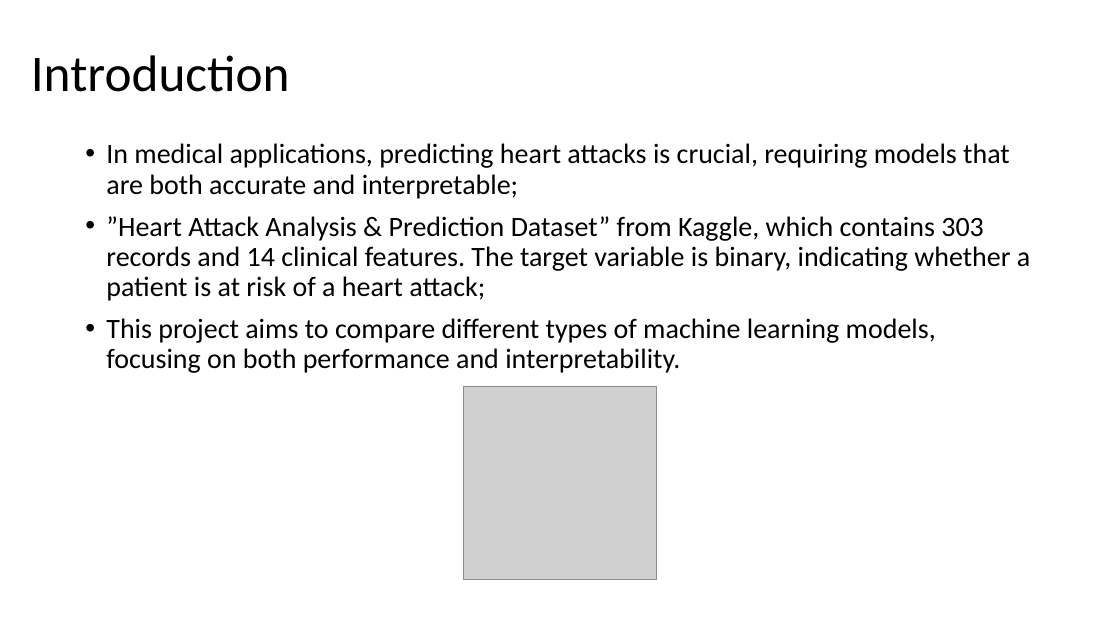
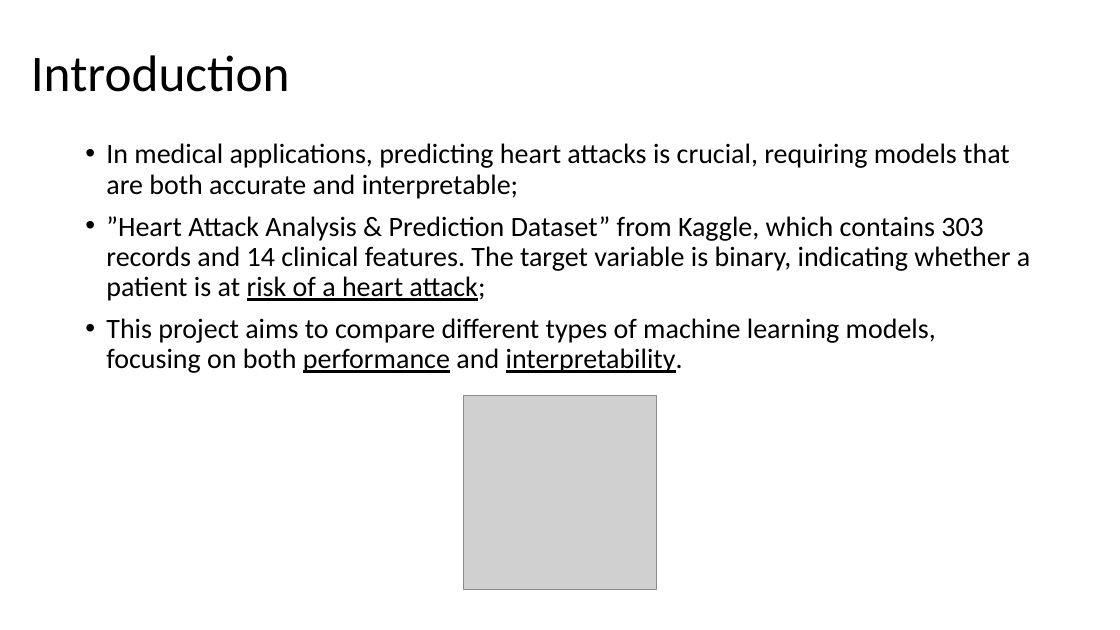
Before and after one commit to AlexGoncalves21/SInts_24, a slide deck: slide 2 of FinalProject/Presentation1.pptx. Drawn at 1120x630 pixels with LibreOffice and Linux fonts; fonts in the diff are those of the drawing; grey boxes stand for pictures. Boxes give left, top, right and bottom in pixels: in the first picture for what was removed or moved away, otherwise in the second. Text is boxed around its words. In the diff, an @@ line names an element or a change of style, - is before the commit and + after.

```diff
--- a/FinalProject/Presentation1.pptx
+++ b/FinalProject/Presentation1.pptx
@@ text at (x1=106, y1=216, x2=1030, y2=373): underline on in "risk of a heart attack;", "performance interpretability." @@
@@ picture moved from (x1=463, y1=386, x2=657, y2=581) to (x1=463, y1=396, x2=657, y2=590) @@
```
Also in this commit, not shown: 1 other slide changed, 2 slides added, 2 other files.
